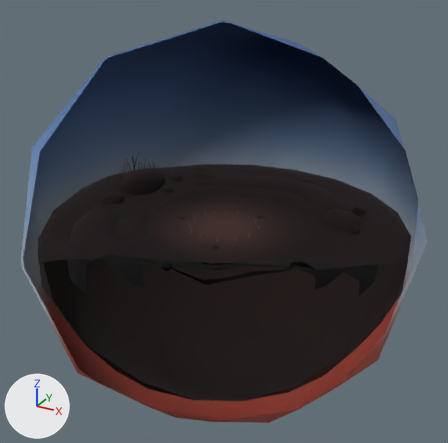
Before and after pictures for a commit that changed the glTF model dist/assets/1.glb.
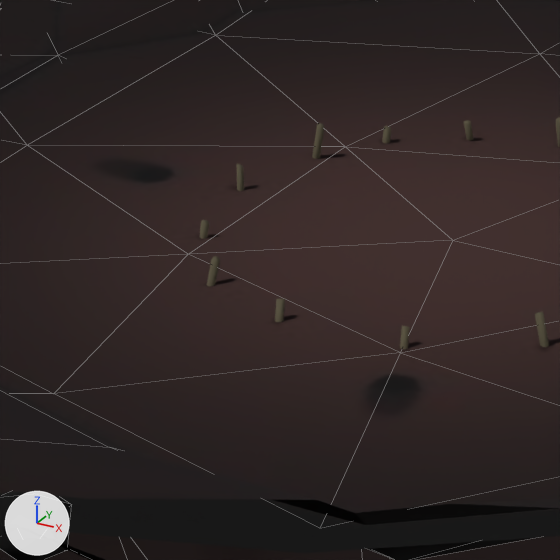
The first picture shows the older version from a 50 mm lens placed at (9.55, -17.31, 8.83), pointed at (-0.01, 0.06, 0.14). The close-ups show both versions on the part from 36% to 53% of the width and 44% to 61% of the height of that picture; other places that the commit changed are outside them. Arrows for +X, +Y and +Z are at lower left; the lights stay in place. The close-ups show mesh edges as thin lines. Everything nearer to the camera than a plane just in front of the edit is cut away. Where no turn or scale is listed for an object, it has been applied to the vertices.

Names of what the first close-up shows: 'Plane.058', 'ground.005'.
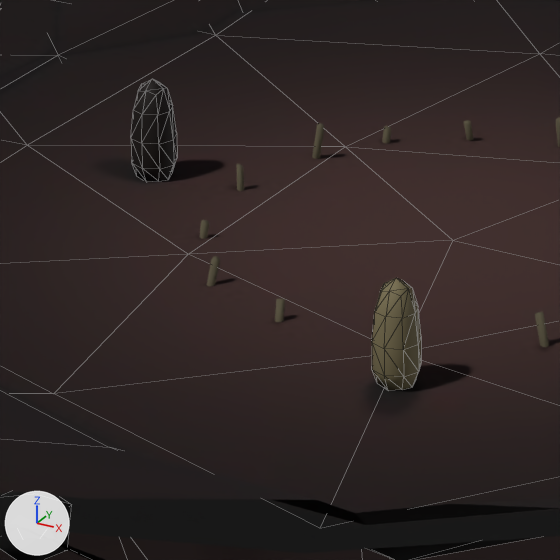
What differs and where, as boxes [x1, y1, x2, y2] in the close-ups (560 x 560 px):
```json
{"object": "person.001", "change": "added", "after": [372, 278, 421, 390]}
{"object": "person.019", "change": "added", "after": [131, 79, 177, 181], "on screen": "black"}
```

The change, as JSON lines over the scene's bpy script:
```json
{"op": "add", "block": "mat_person_011", "code": ["mat_person_011 = principled_material('person.011')", "mat_person_011.base_color = (0.334, 0.28, 0.143)  # yellow #9c906a", "mat_person_011.roughness = 0.74"]}
{"op": "add", "block": "mat_person_2_011", "code": ["mat_person_2_011 = principled_material('PERSON 2.011')", "mat_person_2_011.base_color = (0.016, 0.01, 0.00738)  # black #221915", "mat_person_2_011.roughness = 0.75"]}
{"op": "add", "block": "me_cube_054", "code": ["me_cube_054 = bpy.data.meshes.new('Cube.054')", "me_cube_054.from_pydata(...)  # 42 vertices, 80 faces; spans x -0.109..0.109, y -0.109..0.109, z -0.105..0.434", "me_cube_054.materials.append(mat_person_011)  # yellow #9c906a"]}
{"op": "add", "block": "me_cube_056", "code": ["me_cube_056 = bpy.data.meshes.new('Cube.056')", "me_cube_056.from_pydata(...)  # 42 vertices, 80 faces; spans x -0.109..0.109, y -0.109..0.109, z -0.105..0.434", "me_cube_056.materials.append(mat_person_2_011)  # black #221915"]}
{"op": "add", "block": "ob_person_001", "code": ["ob_person_001 = bpy.data.objects.new('person.001', me_cube_054)", "ob_person_001.location = (0.519, -1.449, 0.018)"]}
{"op": "add", "block": "ob_person_019", "code": ["ob_person_019 = bpy.data.objects.new('person.019', me_cube_056)", "ob_person_019.location = (-1.635, -0.014, 0.014)"]}
```
